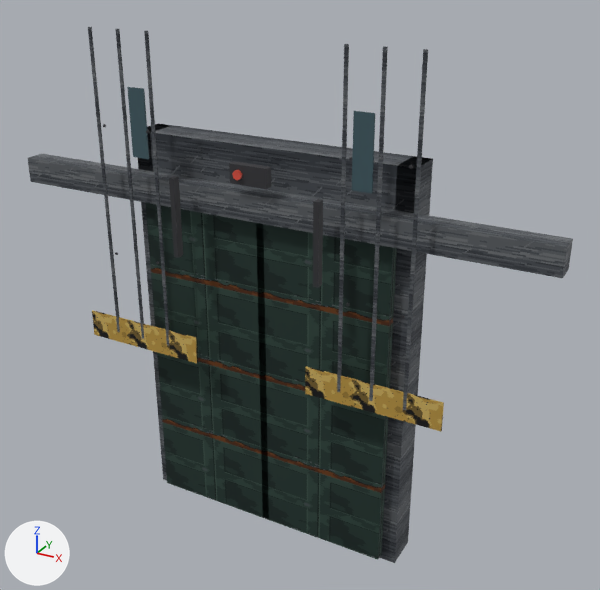
The glTF model game/prototypes/story_props/FAC_SlidingDoor.glb as it was, and as the next commit left it.
Camera for both pictures: a 50 mm camera at (2.99, -5.05, 4.59) aimed at (0.21, 0.0, 2.07). The axes (+X, +Y, +Z) are drawn at lower left. The lights are the same throughout. The first picture is the older version. Where no turn or scale is listed for an object, it has been applied to the vertices.

The first picture shows 'Handle', 'Handle.001', 'Haz', 'Haz.001', 'Header', 'Hood', 'LeafL', 'LeafR', 'PostL', 'PostR', 'Rib', 'Rib.001', 'Rib.002', 'Rib.003', 'Rib.004', 'Rib.005', 'Win', 'Win.001' and 2 more.
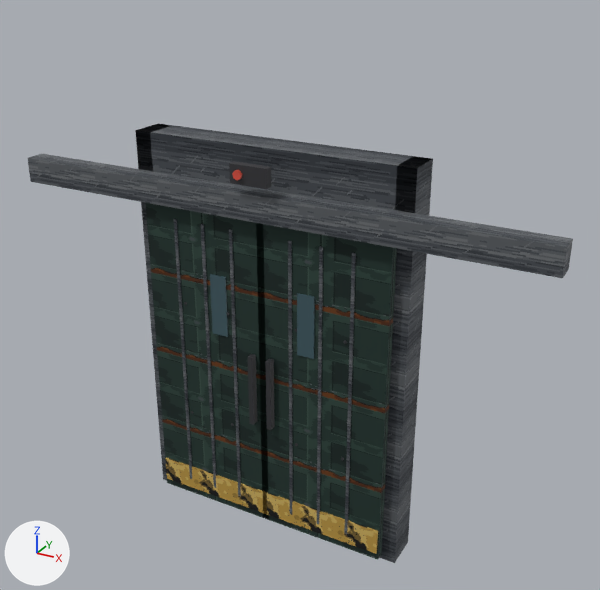
Boxes [x1, y1, x2, y2] around the edits, measured in the pictures (600 x 590 px):
```json
{"object": "Haz.001", "change": "moved", "before": [305, 366, 444, 432], "after": [267, 492, 378, 554]}
{"object": "Haz", "change": "moved", "before": [92, 310, 198, 363], "after": [165, 457, 267, 514]}
{"object": "Win.001", "change": "moved", "before": [352, 111, 375, 193], "after": [297, 293, 315, 359]}
{"object": "Rib.005", "change": "moved", "before": [403, 49, 428, 410], "after": [344, 253, 356, 534]}
{"object": "Rib.004", "change": "moved", "before": [369, 47, 388, 401], "after": [317, 246, 323, 524]}
{"object": "Rib.003", "change": "moved", "before": [337, 44, 349, 392], "after": [288, 241, 293, 515]}
{"object": "Win", "change": "moved", "before": [127, 87, 149, 159], "after": [210, 274, 228, 337]}
{"object": "Rib.002", "change": "moved", "before": [144, 31, 169, 346], "after": [229, 229, 241, 496]}
{"object": "Rib.001", "change": "moved", "before": [116, 29, 144, 339], "after": [201, 224, 216, 488]}
{"object": "Rib", "change": "moved", "before": [88, 27, 120, 332], "after": [173, 219, 192, 479]}
{"object": "Handle.001", "change": "moved", "before": [313, 199, 323, 288], "after": [265, 359, 275, 430]}
{"object": "Handle", "change": "moved", "before": [169, 176, 183, 258], "after": [248, 354, 257, 425]}
```

Edits to the scene script, one JSON object a line:
```json
{"op": "set", "path": "ob_handle.location", "old": "(-1.0, -0.37, 2.78)", "new": "(-0.5, -0.185, 1.39)"}
{"op": "set", "path": "ob_haz.location", "old": "(-1.0, -0.37, 2.78)", "new": "(-0.5, -0.185, 1.39)"}
{"op": "set", "path": "ob_rib.location", "old": "(-1.0, -0.37, 2.78)", "new": "(-0.5, -0.185, 1.39)"}
{"op": "set", "path": "ob_rib_001.location", "old": "(-1.0, -0.37, 2.78)", "new": "(-0.5, -0.185, 1.39)"}
{"op": "set", "path": "ob_rib_002.location", "old": "(-1.0, -0.37, 2.78)", "new": "(-0.5, -0.185, 1.39)"}
{"op": "set", "path": "ob_win.location", "old": "(-1.0, -0.37, 2.78)", "new": "(-0.5, -0.185, 1.39)"}
{"op": "set", "path": "ob_handle_001.location", "old": "(1.0, -0.37, 2.78)", "new": "(0.5, -0.185, 1.39)"}
{"op": "set", "path": "ob_haz_001.location", "old": "(1.0, -0.37, 2.78)", "new": "(0.5, -0.185, 1.39)"}
{"op": "set", "path": "ob_rib_003.location", "old": "(1.0, -0.37, 2.78)", "new": "(0.5, -0.185, 1.39)"}
{"op": "set", "path": "ob_rib_004.location", "old": "(1.0, -0.37, 2.78)", "new": "(0.5, -0.185, 1.39)"}
{"op": "set", "path": "ob_rib_005.location", "old": "(1.0, -0.37, 2.78)", "new": "(0.5, -0.185, 1.39)"}
{"op": "set", "path": "ob_win_001.location", "old": "(1.0, -0.37, 2.78)", "new": "(0.5, -0.185, 1.39)"}
```
